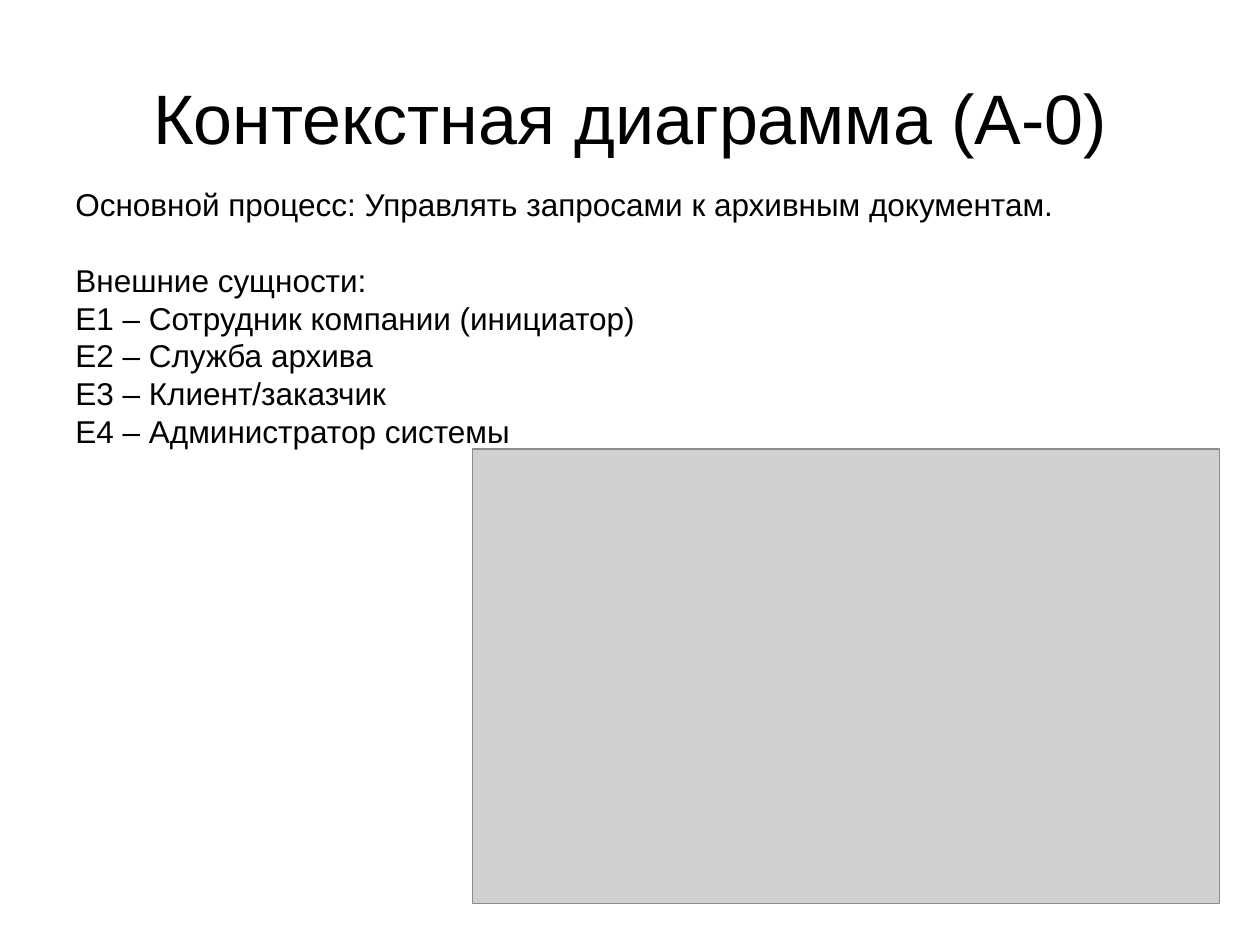
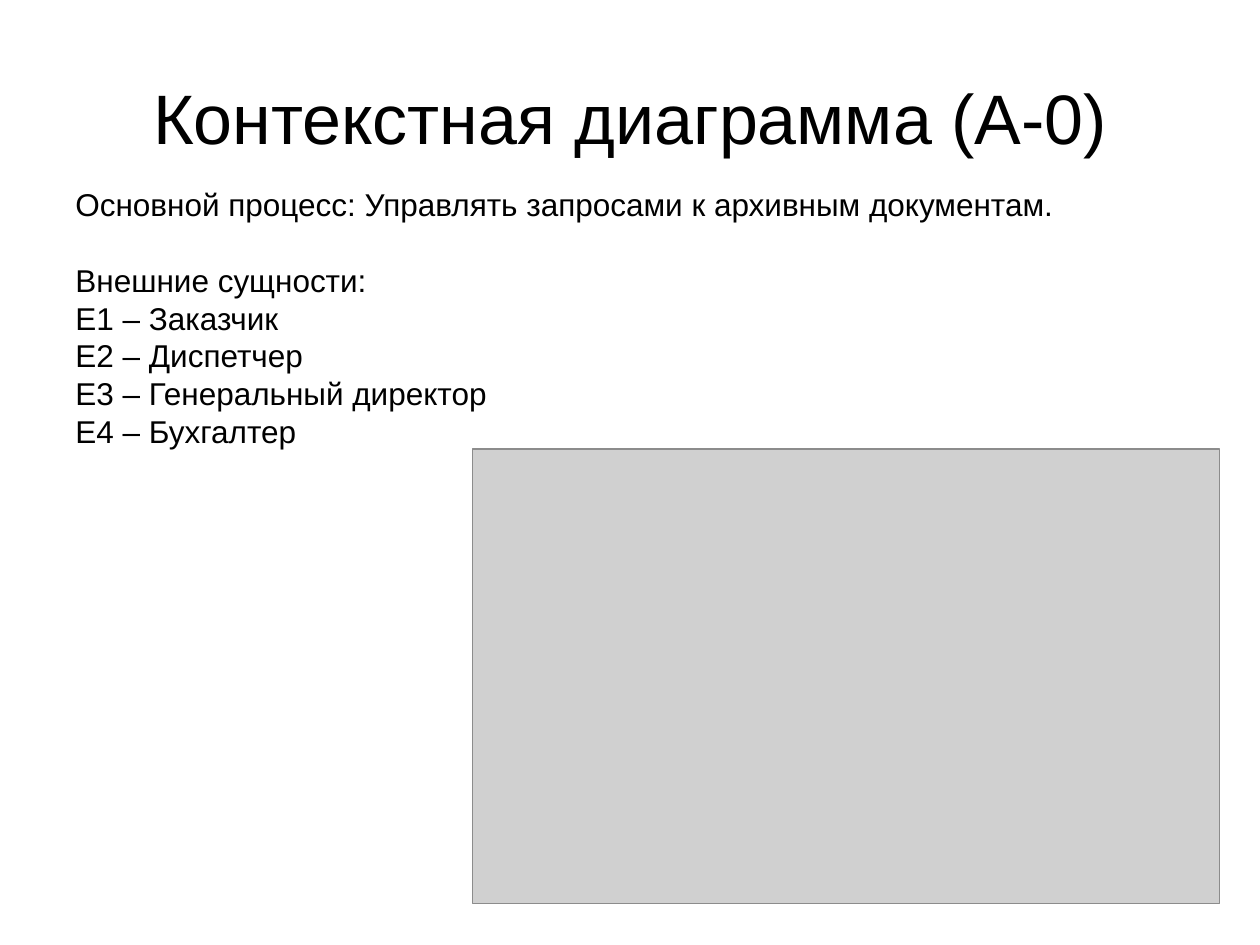
Before and after one commit to marinagovorova/DATABASES_PIn_09.03.03_2025-2026, a slide deck: slide 5 of students/K3241/Marchenko_Vadim/LR_1/Презентация_АИС_Архив_Кнопка_DFD.pptx. Drawn at 1260x945 pixels with LibreOffice and Linux fonts; fonts in the diff are those of the drawing; grey boxes stand for pictures. Boxes give left, top, right and bottom in pixels: in the first picture for what was removed or moved away, otherwise in the second. Text is boxed around its words. In the diff, an @@ line names an element or a change of style, - is before the commit and + after.

```diff
--- a/students/K3241/Marchenko_Vadim/LR_1/Презентация_АИС_Архив_Кнопка_DFD.pptx
+++ b/students/K3241/Marchenko_Vadim/LR_1/Презентация_АИС_Архив_Кнопка_DFD.pptx
@@ text at box(75, 308, 486, 449): text changed @@
-E1 – Сотрудник компании (инициатор)
-E2 – Служба архива
-E3 – Клиент/заказчик
-E4 – Администратор системы
+E1 – Заказчик
+E2 – Диспетчер
+E3 – Генеральный директор
+E4 – Бухгалтер
```
Also in this commit, not shown: 1 other slide changed, 2 other files.
